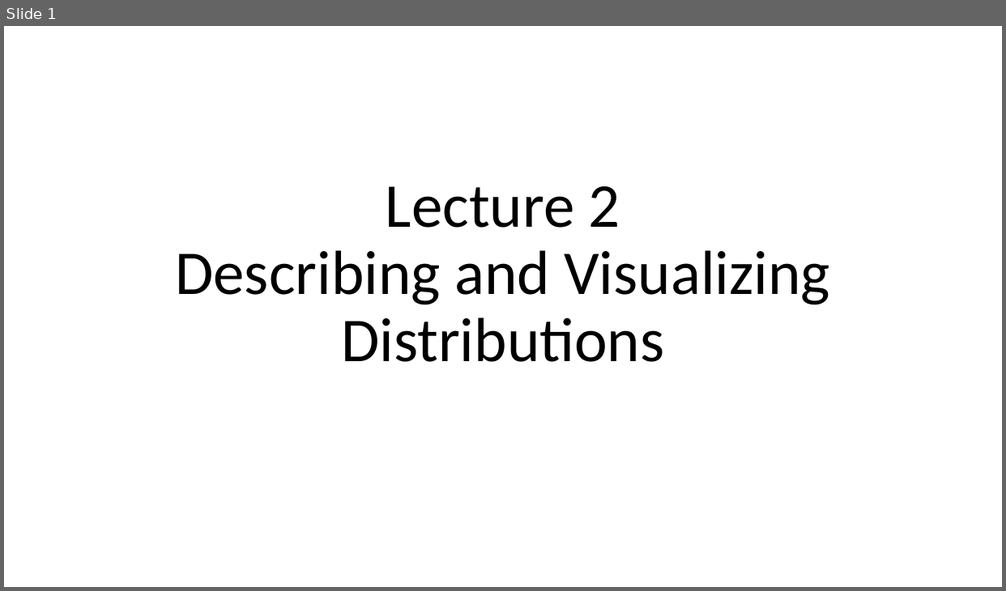
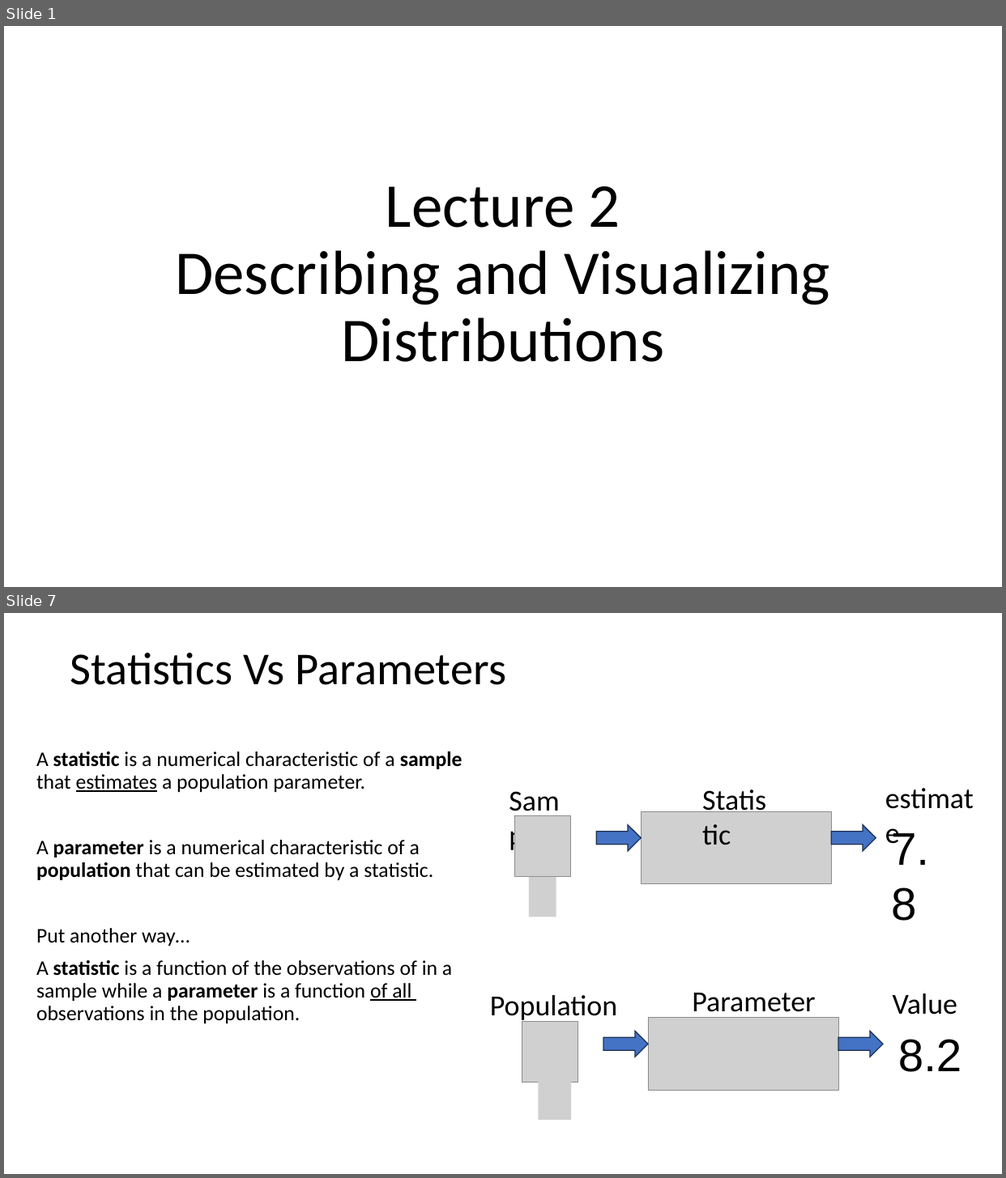
Before and after one commit to Jarred6068/UI_STAT251-03_Spring_2024, a slide deck: docs/lecture_slides/Week 1/Week1_Lecture2_Slides_1_12_2024.pptx. Shown one above the other, each under a label of ours: slide 1 before the commit, slides 1 and 7 after it; the slides between them are not shown. The pictures are 1006x591 and 1006x1178 pixels, drawn with LibreOffice and Linux fonts; fonts in the diff are those of the drawing; grey boxes stand for pictures. Boxes give left, top, right and bottom in pixels: in the first picture for what was removed or moved away, otherwise in the second. Text is boxed around its words. In the diff, an @@ line names an element or a change of style, - is before the commit and + after.

```diff
--- a/docs/lecture_slides/Week 1/Week1_Lecture2_Slides_1_12_2024.pptx
+++ b/docs/lecture_slides/Week 1/Week1_Lecture2_Slides_1_12_2024.pptx
@@ slide 7 added at [4, 613, 1002, 1174], background #FFFFFF @@
@@ title added at [70, 653, 506, 685], 44 pt, text #000000 @@
+Statistics Vs Parameters
@@ text added at [36, 752, 452, 1024], 20 pt, text #000000 @@
+A statistic is a numerical characteristic of a sample that estimates a population parameter.
+A parameter is a numerical characteristic of a population that can be estimated by a statistic.
+Put another way…
+A statistic is a function of the observations of in a sample while a parameter is a function of all observations in the population.
@@ group added at [364, 752, 985, 921]: 4 texts, 2 pictures, 2 right arrows @@
+Sample
+7.8
+Statistic
+estimate
@@ picture added at [529, 877, 556, 918] @@
@@ group added at [490, 993, 961, 1091]: 4 texts, 2 pictures, 2 right arrows @@
+Population
+8.2
+Parameter
+Value
@@ picture added at [539, 1080, 572, 1121] @@
```
Also in this commit, not shown: 9 other slides added, 14 slides removed, 13 other files.
